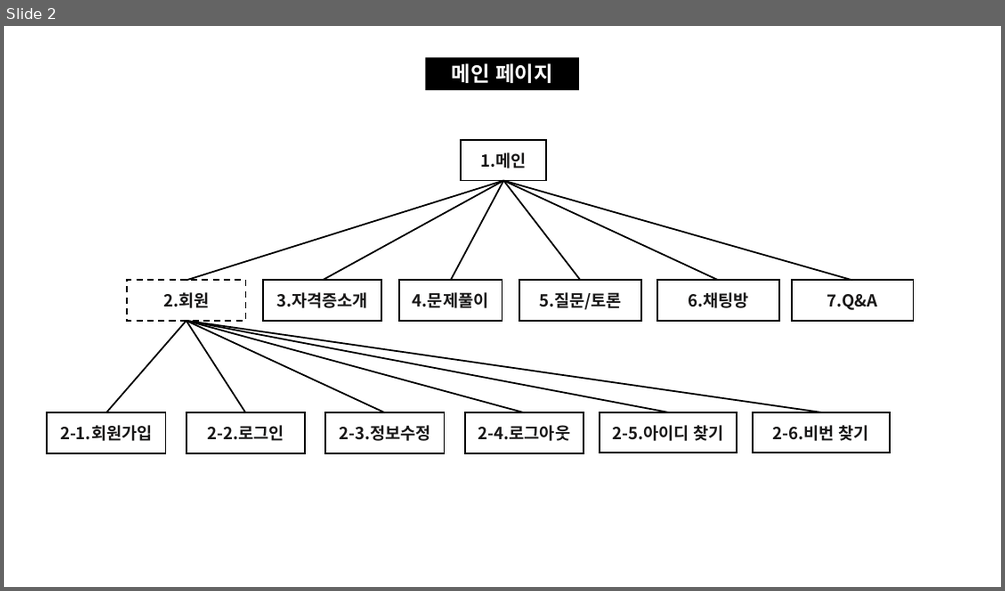
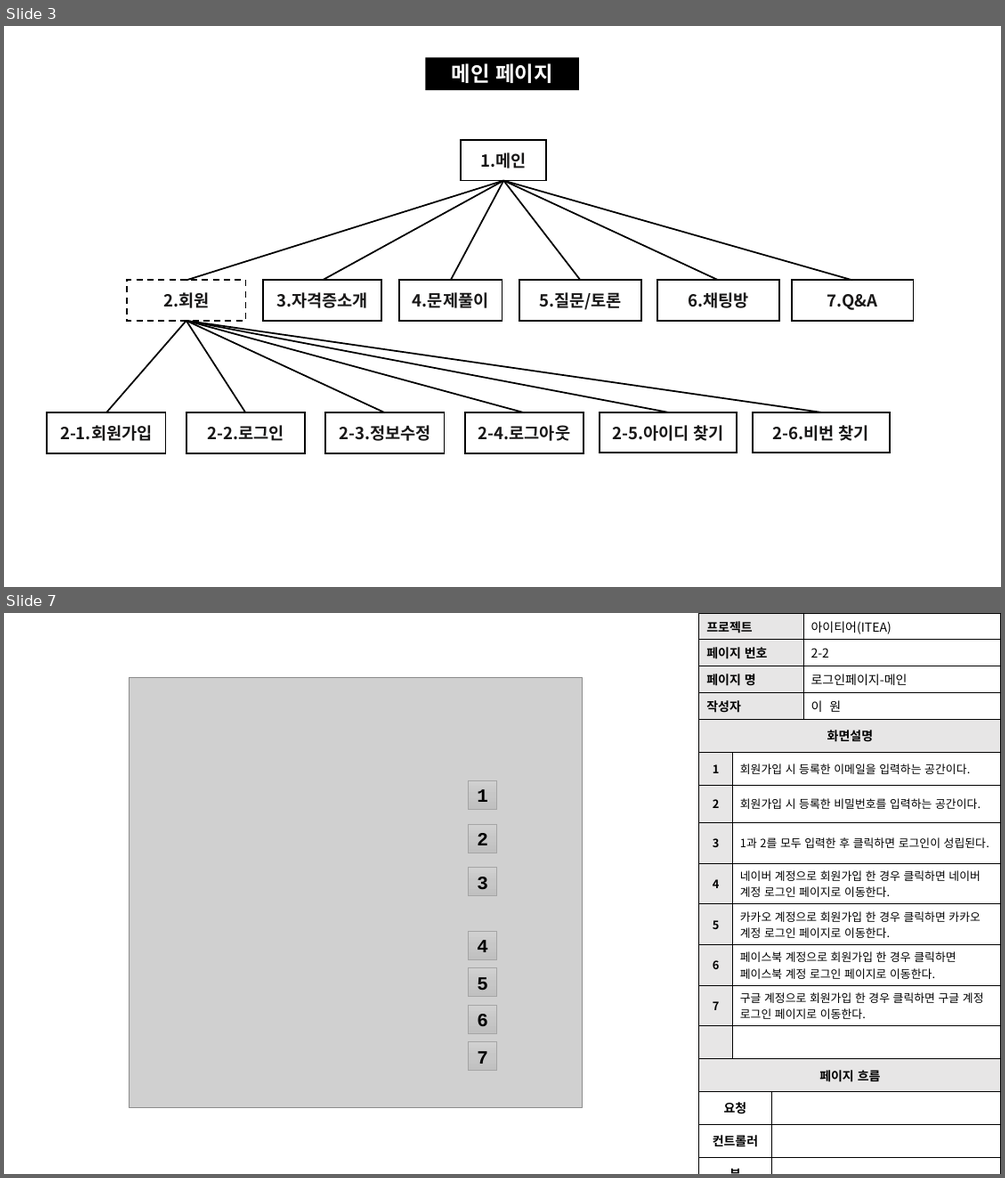
Before and after one commit to skwls2087/itea, a slide deck: 추가자료/스토리보드/스토리보드.pptx. Shown one above the other, each under a label of ours: slide 2 before the commit, slides 3 and 7 after it; the slides between them are not shown. The pictures are 1005x591 and 1005x1178 pixels, drawn with LibreOffice and Linux fonts; fonts in the diff are those of the drawing; grey boxes stand for pictures. Boxes give left, top, right and bottom in pixels: in the first picture for what was removed or moved away, otherwise in the second. Text is boxed around its words. In the diff, an @@ line names an element or a change of style, - is before the commit and + after.

```diff
--- a/추가자료/스토리보드/스토리보드.pptx
+++ b/추가자료/스토리보드/스토리보드.pptx
@@ slide 7 added at (4, 613, 1001, 1174), background #FFFFFF @@
@@ table added at (699, 613, 1001, 719), 4 rows, 2 columns @@
+프로젝트 | 아이티어(ITEA)
+페이지 번호 | 2-2
+페이지 명 | 로그인페이지-메인
+작성자 | 이 원
@@ picture added at (129, 677, 582, 1107) @@
@@ table added at (699, 719, 1001, 1174), 13 rows, 3 columns @@
+화면설명 |  | 
+1 | 회원가입 시 등록한 이메일을 입력하는 공간이다. | 
+2 | 회원가입 시 등록한 비밀번호를 입력하는 공간이다. | 
+3 | 1과 2를 모두 입력한 후 클릭하면 로그인이 성립된다. | 
+4 | 네이버 계정으로 회원가입 한 경우 클릭하면 네이버 계정 로그인 페이지로 이동한다. | 
+5 | 카카오 계정으로 회원가입 한 경우 클릭하면 카카오 계정 로그인 페이지로 이동한다. | 
+6 | 페이스북 계정으로 회원가입 한 경우 클릭하면 페이스북 계정 로그인 페이지로 이동한다. | 
+7 | 구글 계정으로 회원가입 한 경우 클릭하면 구글 계정 로그인 페이지로 이동한다. | 
+ |  | 
+페이지 흐름 |  | 
+요청 |  | 
+컨트롤러 |  | 
+뷰 |  | 
@@ rectangle added at (469, 780, 497, 809), fill gradient #D2D2D2 to #C8C8C8 to #C0C0C0, outline #A5A5A5 0.5 pt, 18 pt, text #000000, bold @@
+1
@@ rectangle added at (469, 825, 497, 853), fill gradient #D2D2D2 to #C8C8C8 to #C0C0C0, outline #A5A5A5 0.5 pt, 18 pt, text #000000, bold @@
+2
@@ rectangle added at (469, 868, 497, 896), fill gradient #D2D2D2 to #C8C8C8 to #C0C0C0, outline #A5A5A5 0.5 pt, 18 pt, text #000000, bold @@
+3
@@ rectangle added at (469, 931, 497, 959), fill gradient #D2D2D2 to #C8C8C8 to #C0C0C0, outline #A5A5A5 0.5 pt, 18 pt, text #000000, bold @@
+4
@@ rectangle added at (469, 968, 497, 997), fill gradient #D2D2D2 to #C8C8C8 to #C0C0C0, outline #A5A5A5 0.5 pt, 18 pt, text #000000, bold @@
+5
@@ rectangle added at (469, 1005, 497, 1033), fill gradient #D2D2D2 to #C8C8C8 to #C0C0C0, outline #A5A5A5 0.5 pt, 18 pt, text #000000, bold @@
+6
@@ rectangle added at (469, 1041, 497, 1070), fill gradient #D2D2D2 to #C8C8C8 to #C0C0C0, outline #A5A5A5 0.5 pt, 18 pt, text #000000, bold @@
+7
@@ what was slide 2 is now slide 3 @@
```
Also in this commit, not shown: 3 slides changed, 15 other slides added, 14 other files.
